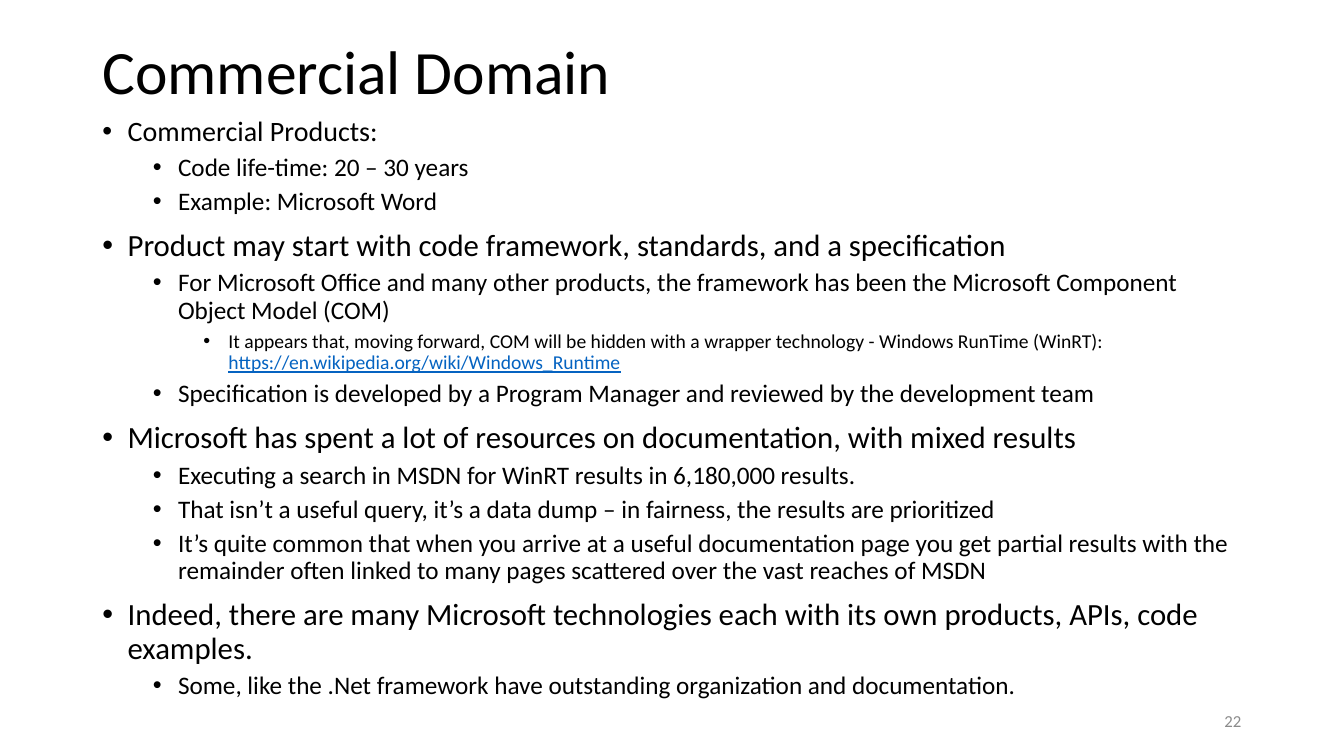
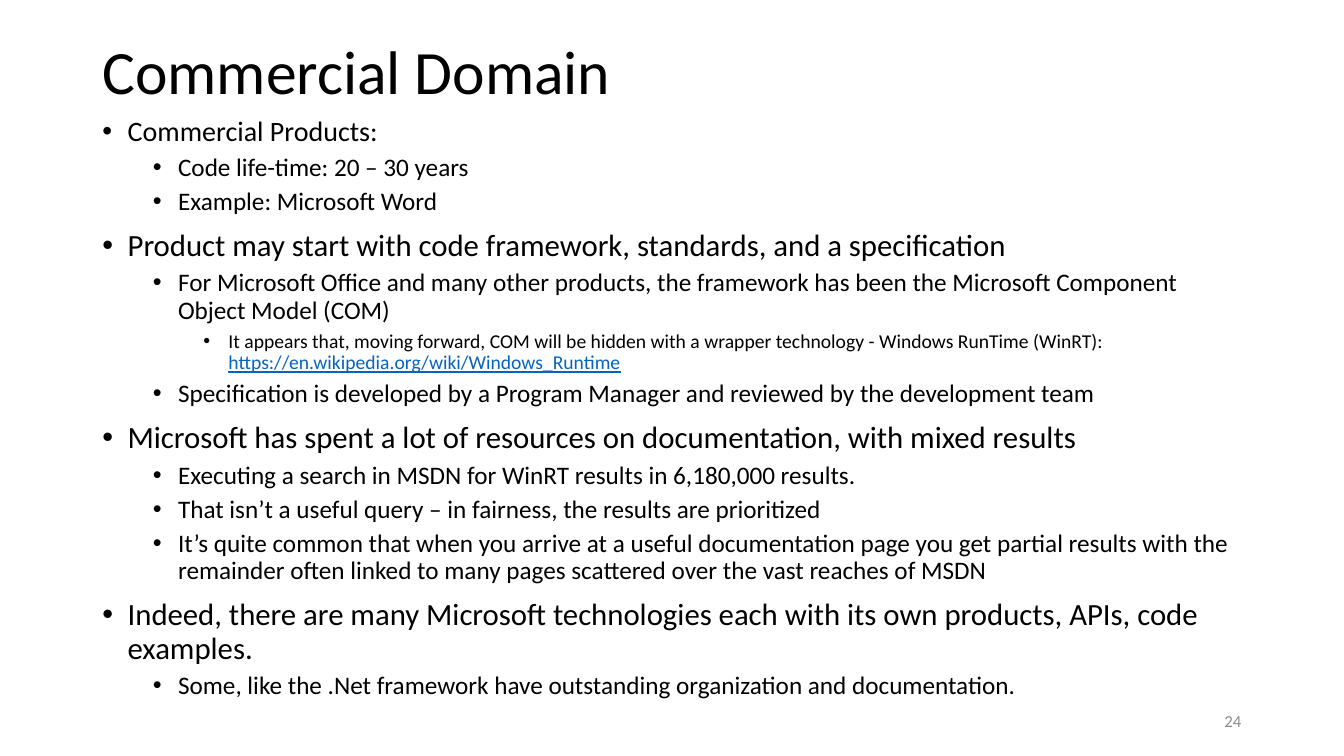
Before and after one commit to JimFawcett/JimFawcett.github.io, a slide deck: slide 24 of Resources/PublishingSourceCode.pptx (slide 22 before the commit). Drawn at 1344x756 pixels with LibreOffice and Linux fonts; fonts in the diff are those of the drawing. Boxes give left, top, right and bottom in pixels: in the first picture for what was removed or moved away, otherwise in the second. Text is boxed around its words. In the diff, an @@ line names an element or a change of style, - is before the commit and + after.

```diff
--- a/Resources/PublishingSourceCode.pptx
+++ b/Resources/PublishingSourceCode.pptx
@@ text at (178, 500, 821, 522): text changed @@
-  • That isn’t a useful query, it’s a data dump – in fairness, the results are prioritized
+  • That isn’t a useful query – in fairness, the results are prioritized
@@ page number at (1224, 716, 1241, 727): text changed @@
-22
+24
```
Also in this commit, not shown: 7 other slides changed, 2 slides added, 1 other file.
